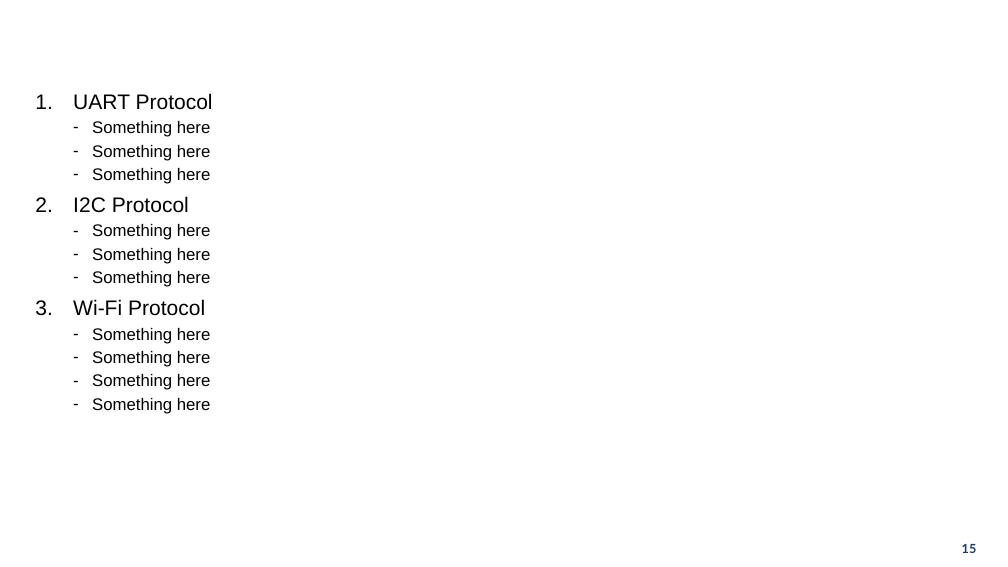
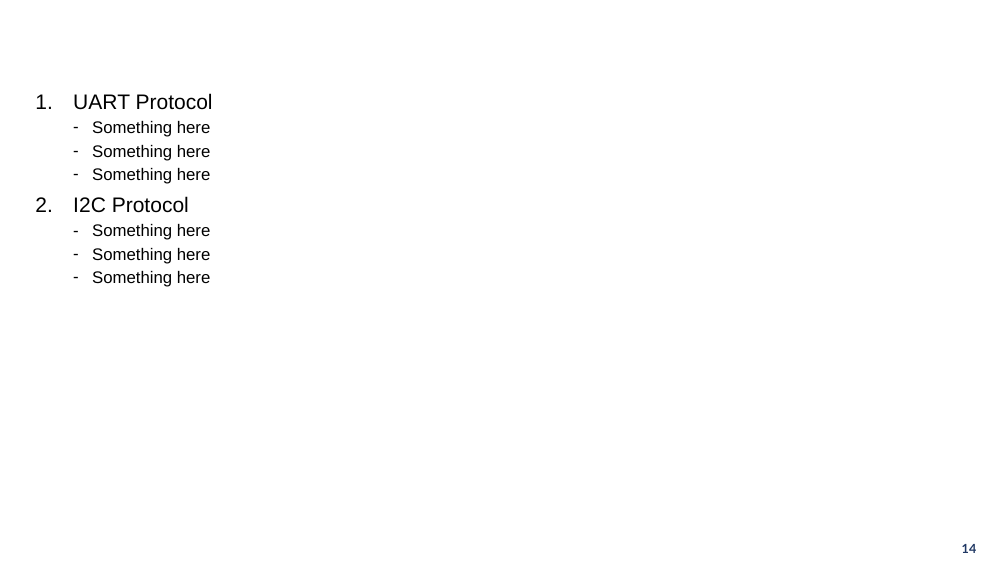
Before and after one commit to ndmbka2k/DATN, a slide deck: slide 14 of POWERPOINT/GraduationThesis_pp.pptx (slide 15 before the commit). Drawn at 1008x567 pixels with LibreOffice and Linux fonts; fonts in the diff are those of the drawing; background and template pictures are left out. Boxes give left, top, right and bottom in pixels: in the first picture for what was removed or moved away, otherwise in the second. Text is boxed around its words. In the diff, an @@ line names an element or a change of style, - is before the commit and + after.

```diff
--- a/POWERPOINT/GraduationThesis_pp.pptx
+++ b/POWERPOINT/GraduationThesis_pp.pptx
@@ text at box(73, 299, 211, 414): paragraphs removed @@
-3. Wi-Fi Protocol
-  – Something here
-  – Something here
-  – Something here
-  – Something here
@@ page number at box(962, 544, 977, 553): text changed @@
-15
+14
```
Also in this commit, not shown: 5 other slides changed, 4 other files.
